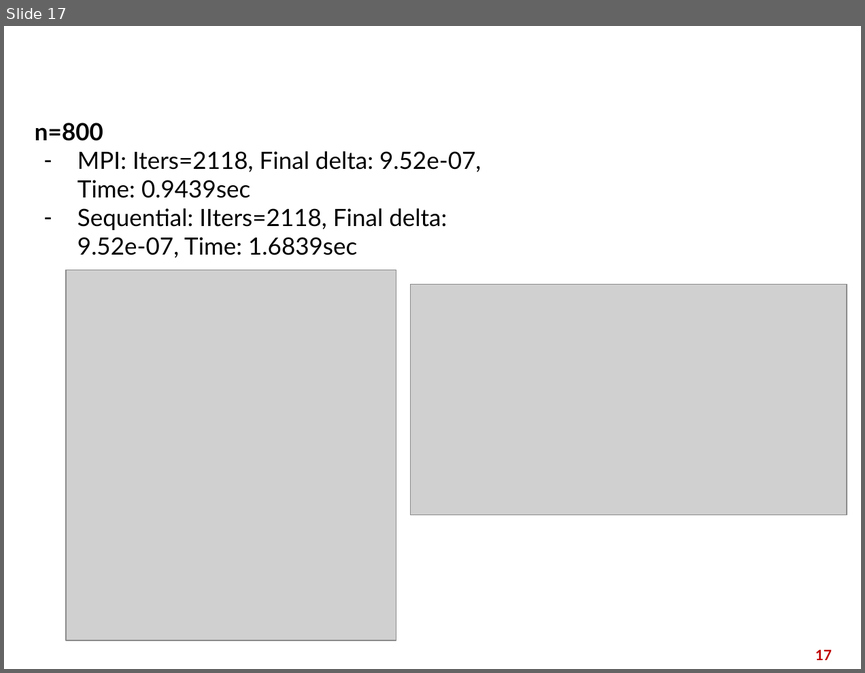
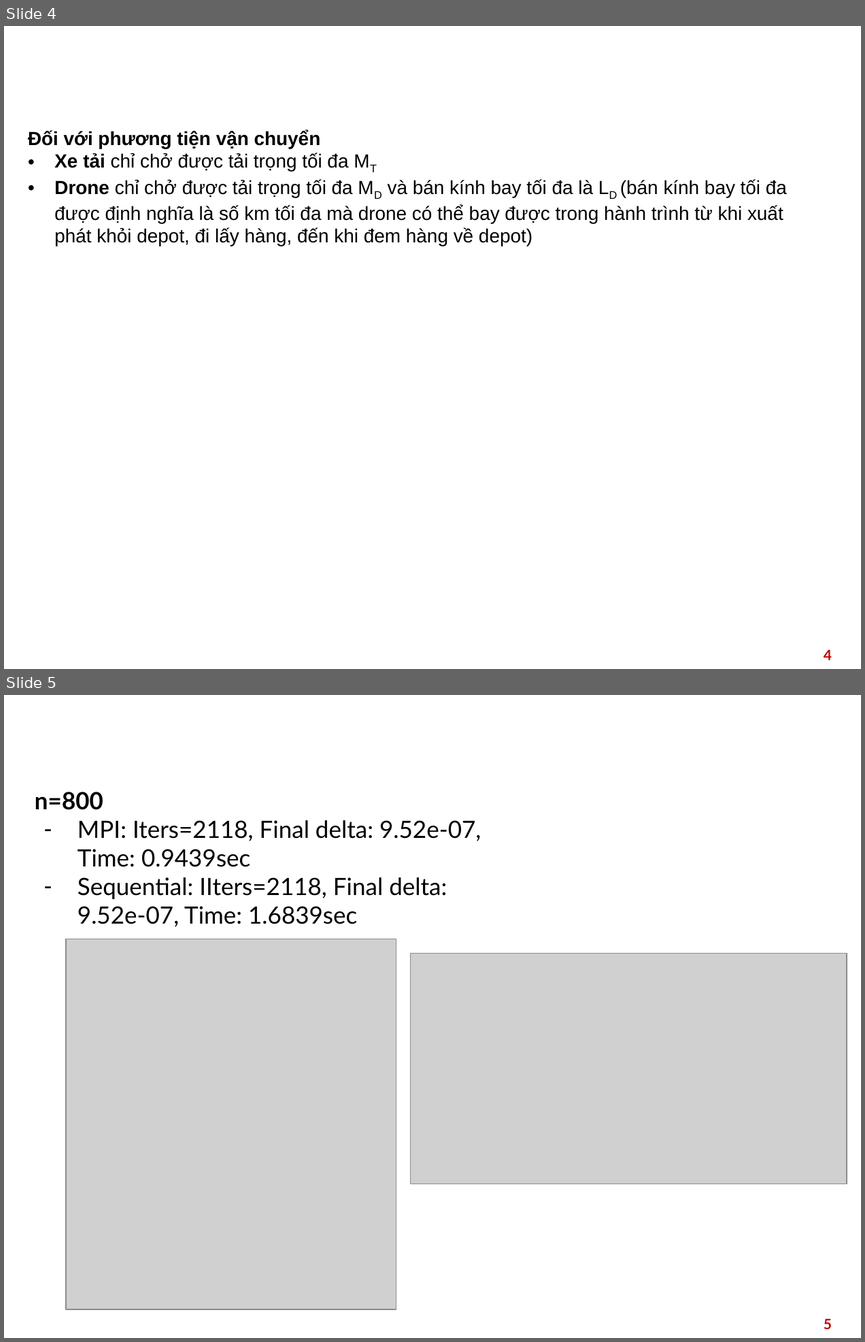
Before and after one commit to Namtxbk/tabusearch, a slide deck: Slide môn TÍnh Toán Hiệu Năng Cao.pptx. Shown one above the other, each under a label of ours: slide 17 before the commit, slides 4 and 5 after it. The pictures are 865x673 and 865x1342 pixels, drawn with LibreOffice and Linux fonts; fonts in the diff are those of the drawing; grey boxes stand for pictures; background and template pictures are left out. Boxes give left, top, right and bottom in pixels: in the first picture for what was removed or moved away, otherwise in the second. Text is boxed around its words. In the diff, an @@ line names an element or a change of style, - is before the commit and + after.

```diff
--- a/Slide môn TÍnh Toán Hiệu Năng Cao.pptx
+++ b/Slide môn TÍnh Toán Hiệu Năng Cao.pptx
@@ slide 4 added at [4, 26, 861, 669], background picture (left out) @@
@@ title added at [26, 33, 839, 76], 28 pt, text #FFFFFF, bold @@
+Bài toán
@@ text added at [28, 130, 787, 246], 16 pt, text #000000 @@
+Đối với phương tiện vận chuyển
+• Xe tải chỉ chở được tải trọng tối đa MT
+• Drone chỉ chở được tải trọng tối đa MD và bán kính bay tối đa là LD (bán kính bay tối đa được định nghĩa là số km tối đa mà drone có thể bay được trong hành trình từ khi xuất phát khỏi depot, đi lấy hàng, đến khi đem hàng về depot)
@@ page number added at [823, 649, 832, 660], 12 pt, text #C00000, bold @@
+4
@@ what was slide 17 is now slide 5 @@
@@ page number at [823, 1318, 832, 1329]: text changed @@
-17
+5
```
Also in this commit, not shown: 2 other slides added, 15 slides removed, 10 other files.
